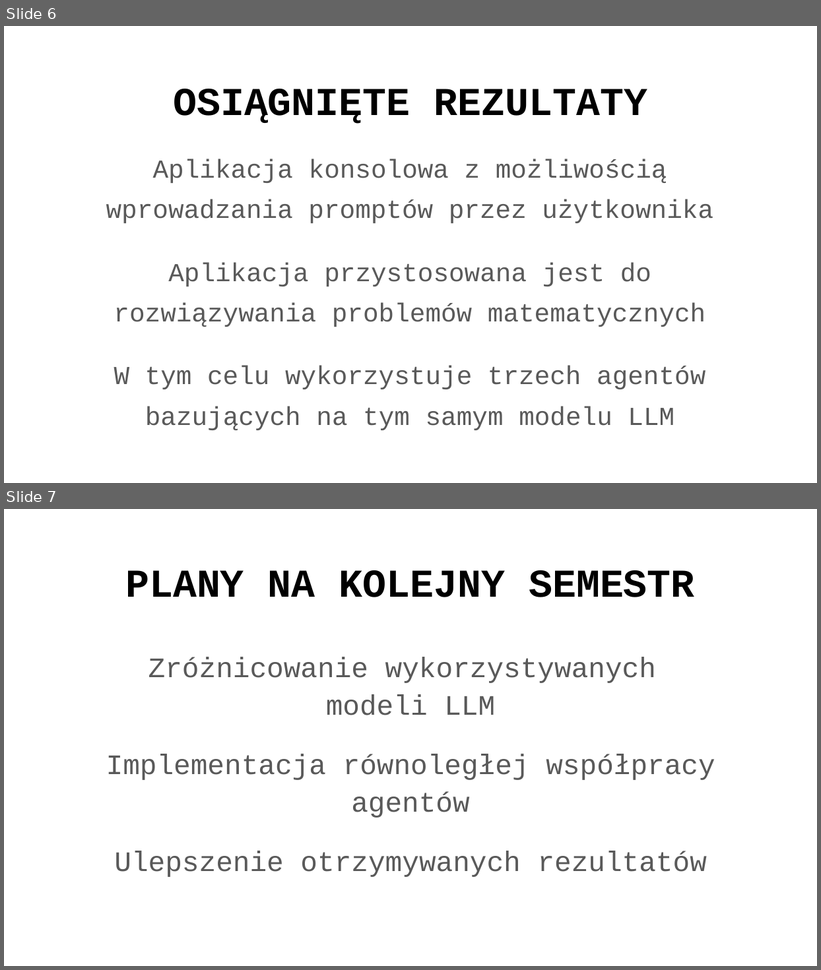
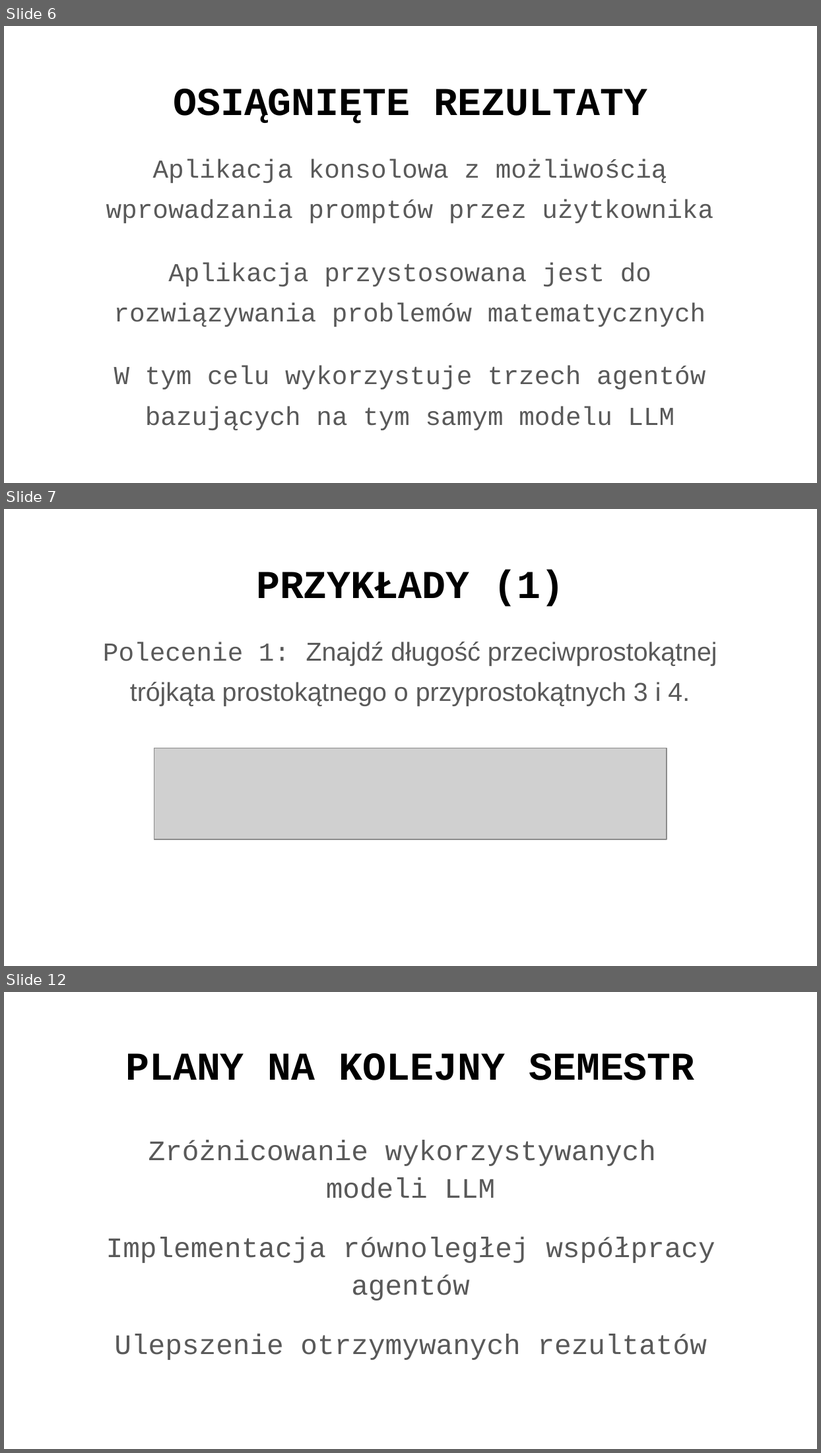
Before and after one commit to Nowak0/LLM-Hive-Minds, a slide deck: Dokumentacja/Prezentacja_1_HMLLM.pptx. Shown one above the other, each under a label of ours: slides 6 and 7 before the commit, slides 6, 7 and 12 after it; the slides between them are not shown. The pictures are 821x970 and 821x1453 pixels, drawn with LibreOffice and Linux fonts; fonts in the diff are those of the drawing; grey boxes stand for pictures; background and template pictures are left out. Boxes give left, top, right and bottom in pixels: in the first picture for what was removed or moved away, otherwise in the second. Text is boxed around its words. In the diff, an @@ line names an element or a change of style, - is before the commit and + after.

```diff
--- a/Dokumentacja/Prezentacja_1_HMLLM.pptx
+++ b/Dokumentacja/Prezentacja_1_HMLLM.pptx
@@ slide 7 added at (4,509,817,966), background picture (left out); not listed: 1 template element that a slide beside it also shows @@
@@ title added at (256,570,565,607), 35 pt, text #000000, bold @@
+PRZYKŁADY (1)
@@ text added at (103,642,717,706), 23 pt, text #595959 @@
+Polecenie 1: Znajdź długość przeciwprostokątnej trójkąta prostokątnego o przyprostokątnych 3 i 4.
@@ picture added at (154,748,667,839) @@
@@ what was slide 7 is now slide 12 @@
```
Also in this commit, not shown: 4 other slides added, 12 other files.
